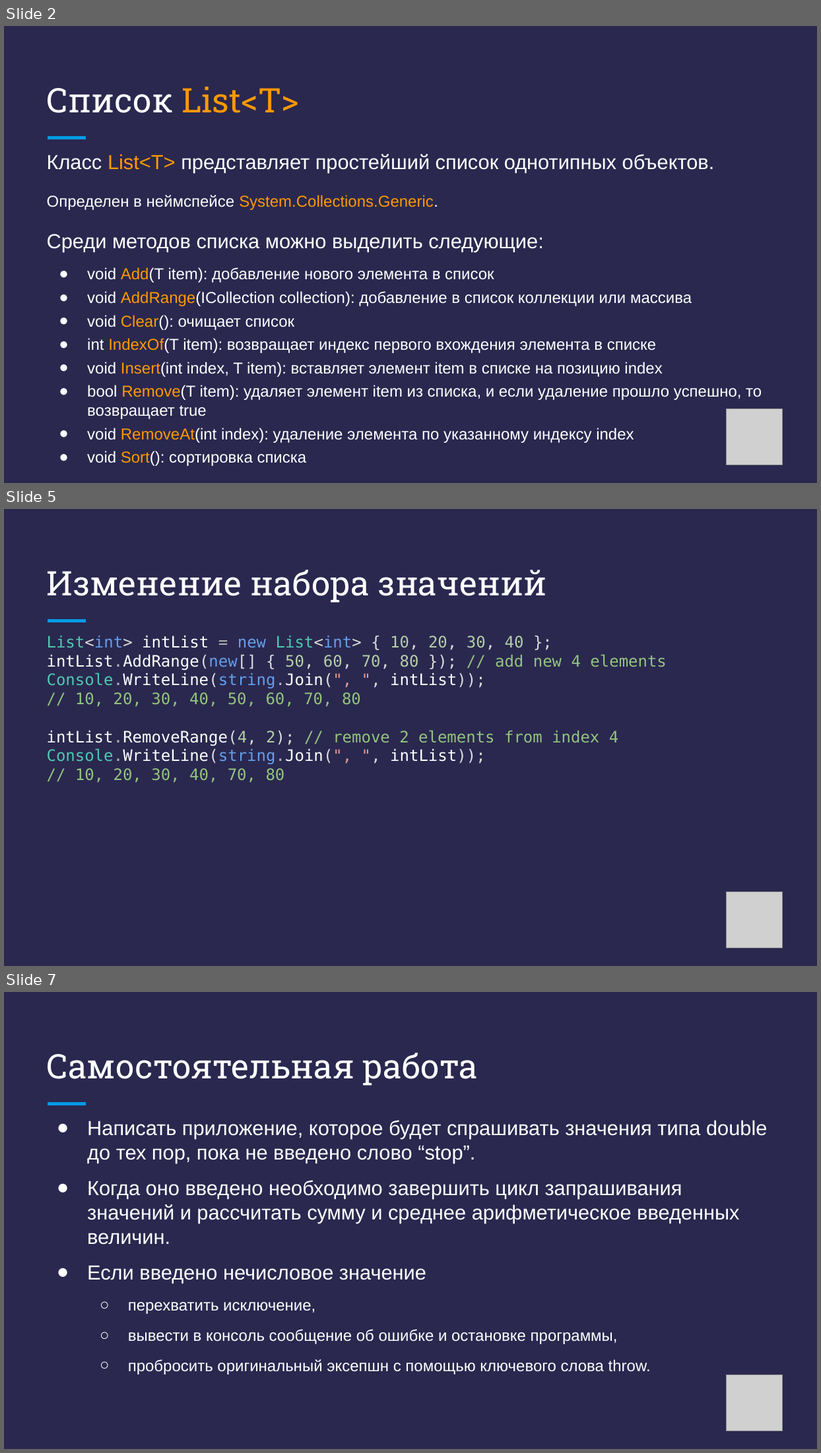
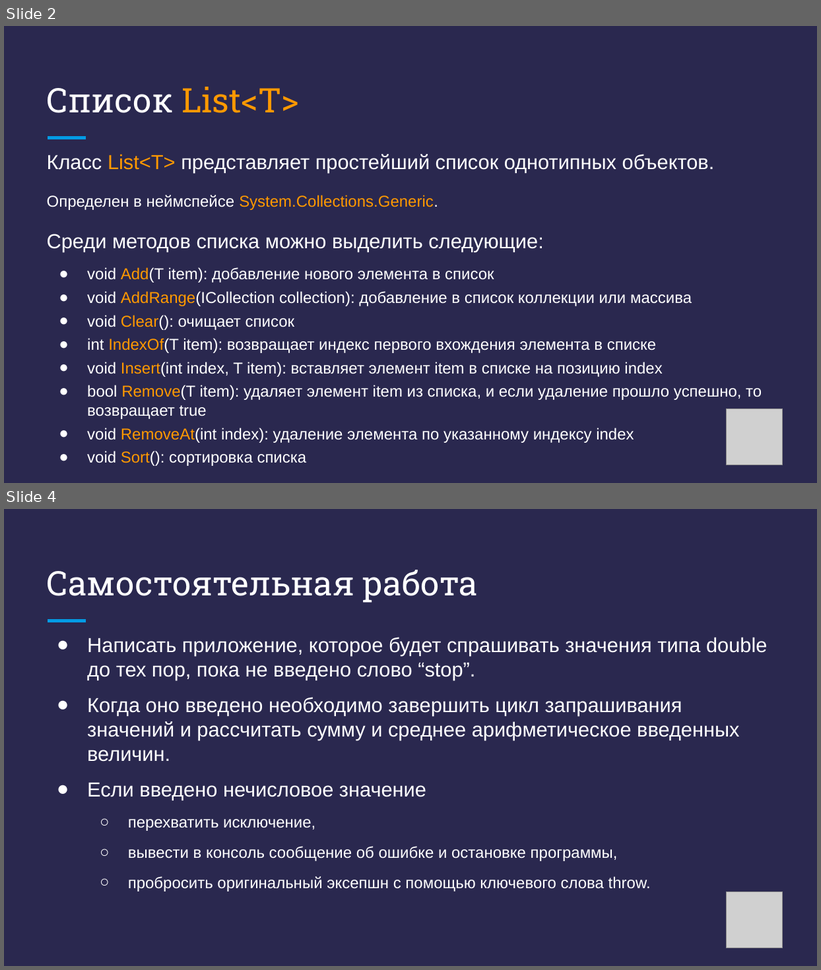
Before and after one commit to DenisKaVladimirovich/MyLessons, a slide deck: 08/Презентация - C# + .NET - Урок 8.pptx. Shown one above the other, each under a label of ours: slides 2, 5 and 7 before the commit, slides 2 and 4 after it; the slides between them are not shown. The pictures are 821x1453 and 821x970 pixels, drawn with LibreOffice and Linux fonts; fonts in the diff are those of the drawing; grey boxes stand for pictures. Boxes give left, top, right and bottom in pixels: in the first picture for what was removed or moved away, otherwise in the second. Text is boxed around its words. In the diff, an @@ line names an element or a change of style, - is before the commit and + after.

```diff
--- a/08/Презентация - C# + .NET - Урок 8.pptx
+++ b/08/Презентация - C# + .NET - Урок 8.pptx
@@ slide 5 removed at (4,509,817,966), background #2A284F; not listed: 1 template element that a slide beside it also shows @@
@@ title removed at (47,570,547,603) @@
-Изменение набора значений
@@ text removed at (47,635,666,783) @@
-List<int> intList = new List<int> { 10, 20, 30, 40 };
-intList.AddRange(new[] { 50, 60, 70, 80 }); // add new 4 elements
-Console.WriteLine(string.Join(", ", intList));
-// 10, 20, 30, 40, 50, 60, 70, 80
-intList.RemoveRange(4, 2); // remove 2 elements from index 4
-Console.WriteLine(string.Join(", ", intList));
-// 10, 20, 30, 40, 70, 80
@@ picture removed at (726,892,782,948) @@
@@ what was slide 7 is now slide 4 @@
```
Also in this commit, not shown: 2 slides changed, 2 other slides removed, 27 other files.
